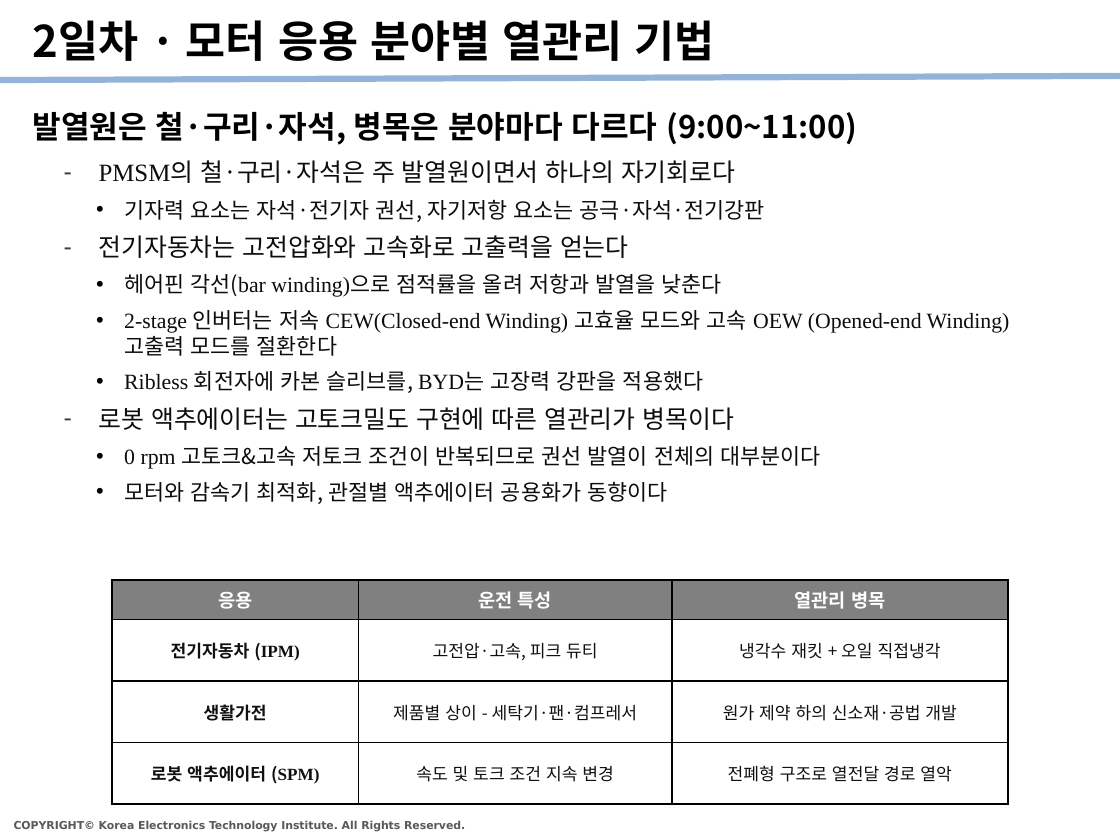
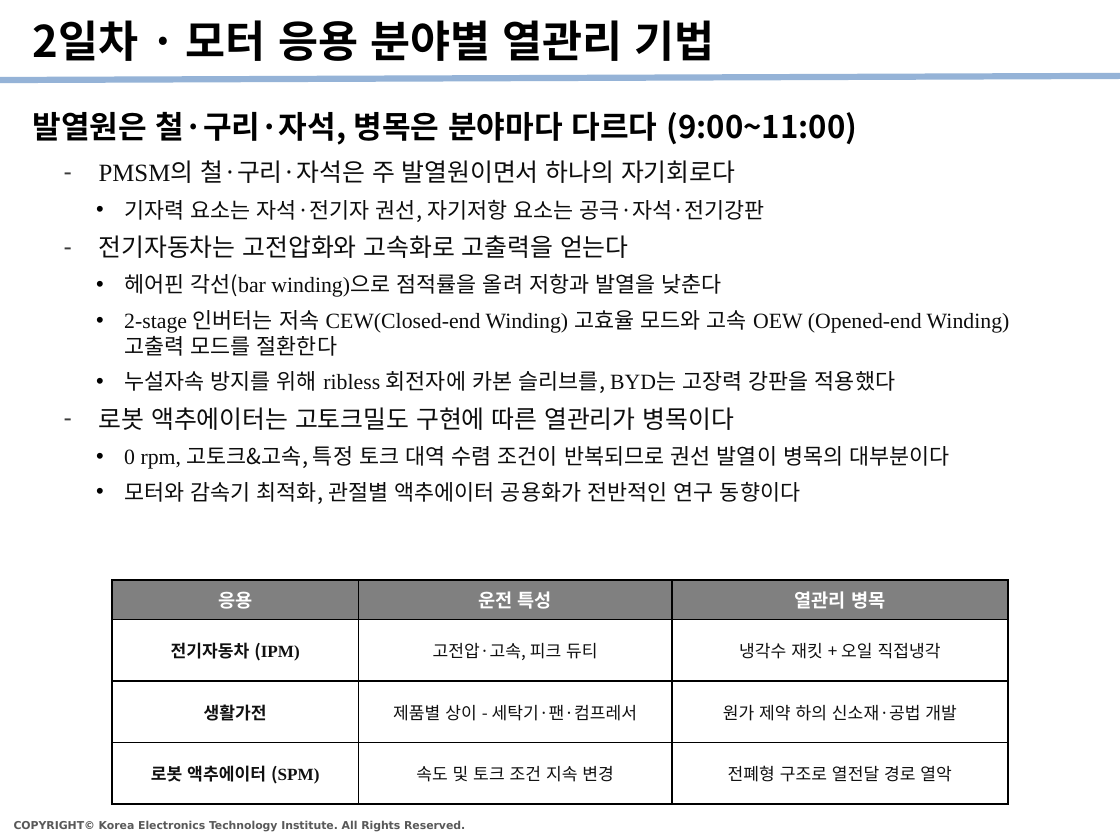
Before and after one commit to kybeen0521/PHM_Edu, a slide deck: slide 8 of Templates/PHM강좌_수강정리_v1.pptx. Drawn at 1120x840 pixels with LibreOffice and Linux fonts; fonts in the diff are those of the drawing. Boxes give left, top, right and bottom in pixels: in the first picture for what was removed or moved away, otherwise in the second. Text is boxed around its words. In the diff, an @@ line names an element or a change of style, - is before the commit and + after.

```diff
--- a/Templates/PHM강좌_수강정리_v1.pptx
+++ b/Templates/PHM강좌_수강정리_v1.pptx
@@ text at box(124, 371, 895, 393): text changed @@
-    • Ribless 회전자에 카본 슬리브를, BYD는 고장력 강판을 적용했다
+    • 누설자속 방지를 위해 ribless 회전자에 카본 슬리브를, BYD는 고장력 강판을 적용했다
@@ text at box(124, 446, 949, 504): text changed @@
-    • 0 rpm 고토크&고속 저토크 조건이 반복되므로 권선 발열이 전체의 대부분이다
-    • 모터와 감속기 최적화, 관절별 액추에이터 공용화가 동향이다
+    • 0 rpm, 고토크&고속, 특정 토크 대역 수렴 조건이 반복되므로 권선 발열이 병목의 대부분이다
+    • 모터와 감속기 최적화, 관절별 액추에이터 공용화가 전반적인 연구 동향이다
```
Also in this commit, not shown: 7 other slides changed.
